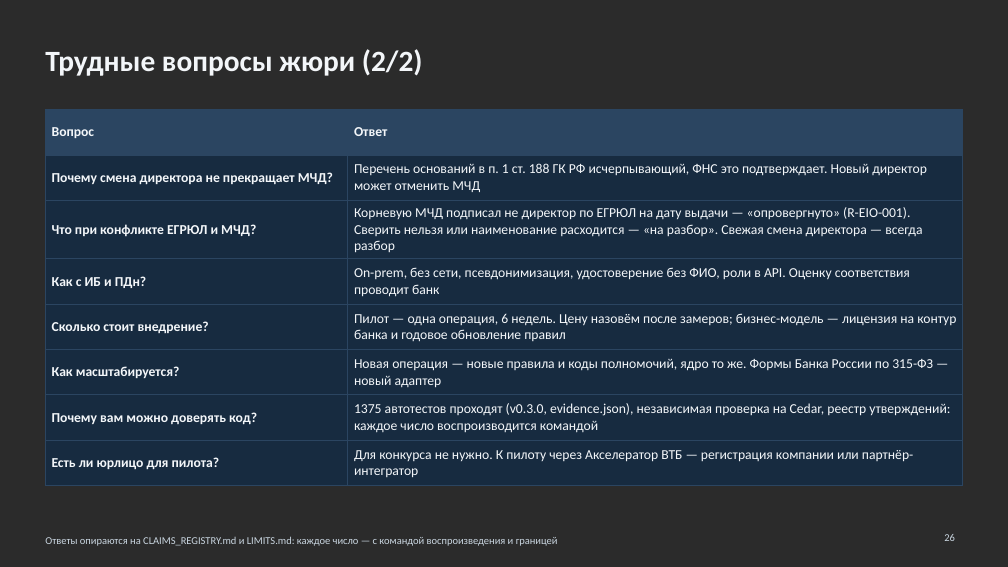
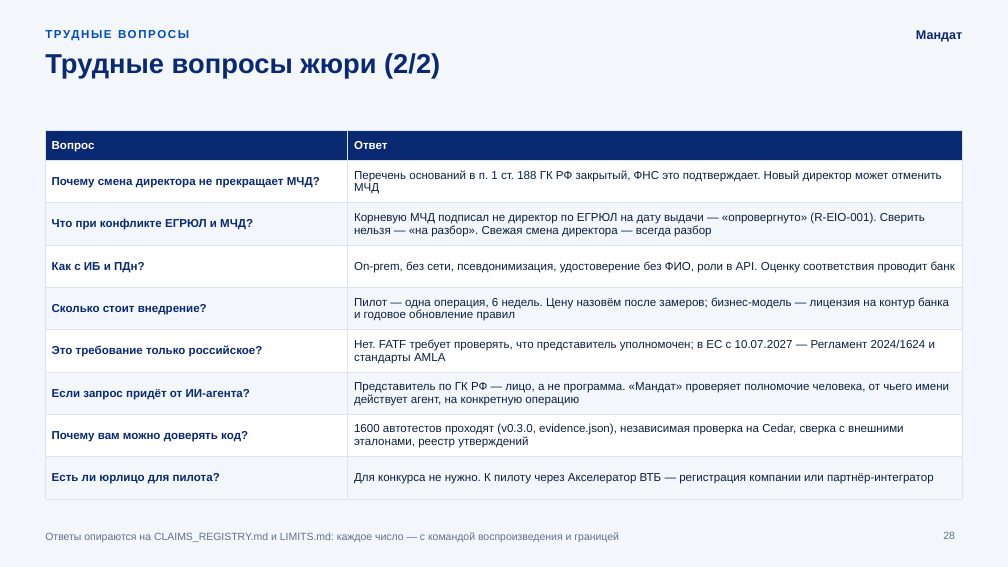
Before and after one commit to KonkovDV/Mandat, a slide deck: slide 28 of submission/slides/Mandat_VTB.pptx (slide 26 before the commit). Drawn at 1008x567 pixels with LibreOffice and Linux fonts; fonts in the diff are those of the drawing; background and template pictures are left out; a plain dark background stands for a picture behind light text. Boxes give left, top, right and bottom in pixels: in the first picture for what was removed or moved away, otherwise in the second. Text is boxed around its words. In the diff, an @@ line names an element or a change of style, - is before the commit and + after.

Commit message:
docs: rebuild the deck in the VTB palette with October 2026 data
- Slides use the VTB palette (navy 0A2973, cobalt 004CBC, sky 00AAFF) and
  Golos Text (ParaType, OFL); VTB Group UI is licensed to VTB Group only.
- graphics.js draws the background, project mark, authority graph and
  Lucide icons; SVG sources go to assets/svg for import into Figma.
- Numbers come from evidence.json of 27.10.2026: 1600 tests, median 2.4 ms,
  8814 fuzz mutations.
- New market and legal facts are recorded in CLAIMS_REGISTRY.md as
  M-15..M-19: Bank of Russia Q2 2026, Federal Law 210-FZ, the EOS case,
  the AMLA final draft RTS and the VTB POA + QES bundle.
- New slides: world practice and open standards; seven reviewer roles
  with their main objection and the answer.

```diff
--- a/submission/slides/Mandat_VTB.pptx
+++ b/submission/slides/Mandat_VTB.pptx
@@ background picture (left out) to #F3F6FB @@
@@ text added at (x1=45, y1=23, x2=726, y2=45), 11 pt, text #004CBC, bold @@
+ТРУДНЫЕ ВОПРОСЫ
@@ title "Трудные вопросы жюри (2/2)" at (x1=45, y1=53, x2=440, y2=78): size 28 to 26 pt, font Calibri to Arial, text colour #F3F6F9 to #0A2973; line spacing 1 to 0.95; vertical alignment middle to top @@
@@ text added at (x1=916, y1=30, x2=962, y2=42), 12 pt, text #0A2973, bold @@
+Мандат
@@ table at (x1=45, y1=130, x2=963, y2=488) @@
-row 2, column 2: Перечень оснований в п. 1 ст. 188 ГК РФ исчерпывающий, ФНС это подтверждает. Новый директор может отменить МЧД
+row 2, column 2: Перечень оснований в п. 1 ст. 188 ГК РФ закрытый, ФНС это подтверждает. Новый директор может отменить МЧД
-row 3, column 2: Корневую МЧД подписал не директор по ЕГРЮЛ на дату выдачи — «опровергнуто» (R-EIO-001). Сверить нельзя или наименование расходится — «на разбор». Свежая смена директора — всегда разбор
+row 3, column 2: Корневую МЧД подписал не директор по ЕГРЮЛ на дату выдачи — «опровергнуто» (R-EIO-001). Сверить нельзя — «на разбор». Свежая смена директора — всегда разбор
-row 6: Как масштабируется? | Новая операция — новые правила и коды полномочий, ядро то же. Формы Банка России по 315-ФЗ — новый адаптер
-row 7: Почему вам можно доверять код? | 1375 автотестов проходят (v0.3.0, evidence.json), независимая проверка на Cedar, реестр утверждений: каждое число воспроизводится командой
+row 6: Это требование только российское? | Нет. FATF требует проверять, что представитель уполномочен; в ЕС с 10.07.2027 — Регламент 2024/1624 и стандарты AMLA
+row 7: Если запрос придёт от ИИ-агента? | Представитель по ГК РФ — лицо, а не программа. «Мандат» проверяет полномочие человека, от чьего имени действует агент, на конкретную операцию
+row 8: Почему вам можно доверять код? | 1600 автотестов проходят (v0.3.0, evidence.json), независимая проверка на Cedar, сверка с внешними эталонами, реестр утверждений
@@ table resized from (x1=45, y1=110, x2=963, y2=482) to (x1=45, y1=130, x2=963, y2=488) @@
@@ text "Ответы опираются на CLAIMS_REGISTRY.md и ..." at (x1=45, y1=532, x2=619, y2=542): font Calibri to Arial, text colour #C9D5E0 to #62718F @@
@@ page number added at (x1=943, y1=532, x2=955, y2=539), 10 pt, text #62718F @@
+28
@@ page number removed at (x1=944, y1=534, x2=955, y2=541) @@
-26
```
Also in this commit, not shown: 26 other slides changed, 3 slides added, 1 slide removed, 26 other files.
